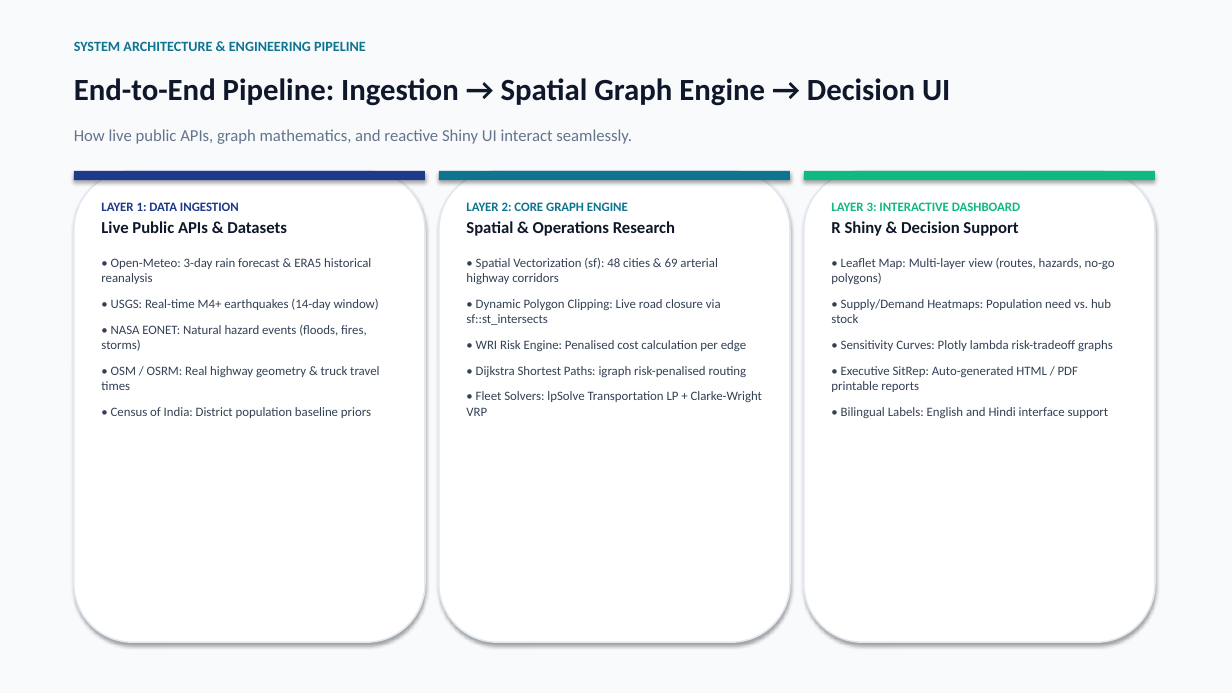
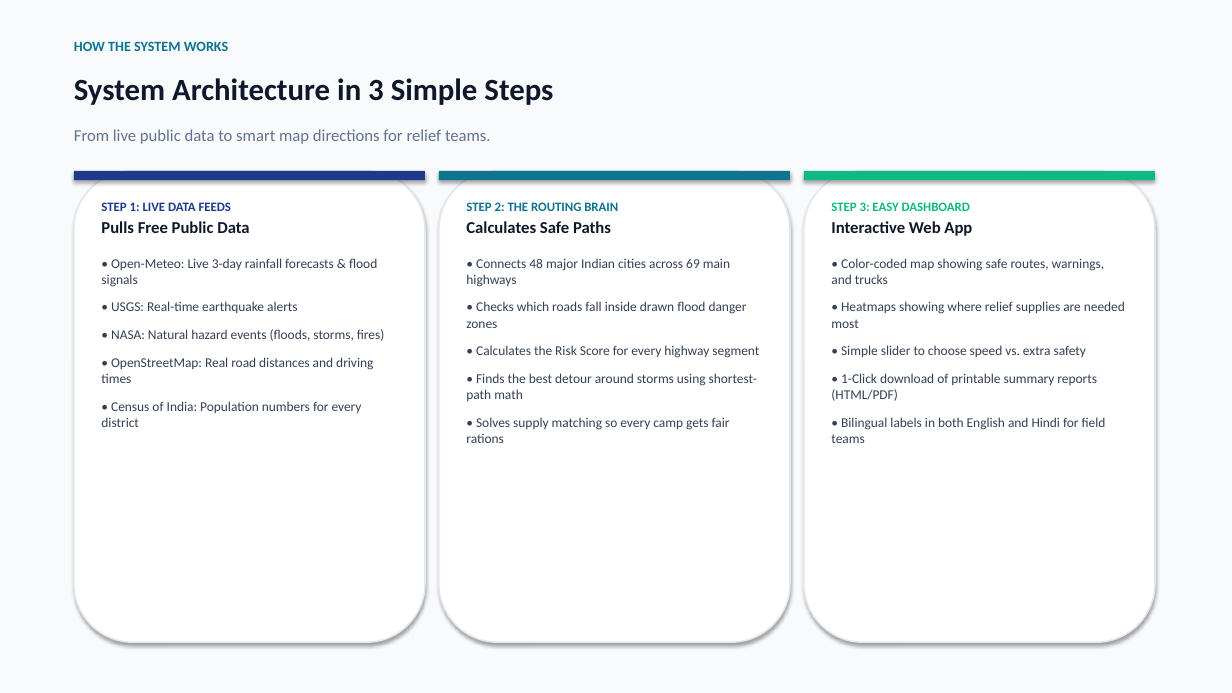
Before and after one commit to nisargad1/ReliefRoute-India, a slide deck: slide 6 of docs/ReliefRoute_India_Presentation.pptx. Drawn at 1232x693 pixels with LibreOffice and Linux fonts; fonts in the diff are those of the drawing. Boxes give left, top, right and bottom in pixels: in the first picture for what was removed or moved away, otherwise in the second. Text is boxed around its words. In the diff, an @@ line names an element or a change of style, - is before the commit and + after.

Commit message:
docs: simplify presentation wording for easy reading and defense

```diff
--- a/docs/ReliefRoute_India_Presentation.pptx
+++ b/docs/ReliefRoute_India_Presentation.pptx
@@ text at [74,41,228,51]: text changed @@
-SYSTEM ARCHITECTURE & ENGINEERING PIPELINE
+HOW THE SYSTEM WORKS
@@ text at [74,78,553,105]: text changed @@
-End-to-End Pipeline: Ingestion → Spatial Graph Engine → Decision UI
+System Architecture in 3 Simple Steps
@@ text at [74,129,491,144]: text changed @@
-How live public APIs, graph mathematics, and reactive Shiny UI interact seamlessly.
+From live public data to smart map directions for relief teams.
@@ text at [101,202,385,427]: text changed; size 10 to 10.5 pt @@
-LAYER 1: DATA INGESTION
-Live Public APIs & Datasets
-• Open-Meteo: 3-day rain forecast & ERA5 historical reanalysis
-• USGS: Real-time M4+ earthquakes (14-day window)
-• NASA EONET: Natural hazard events (floods, fires, storms)
-• OSM / OSRM: Real highway geometry & truck travel times
-• Census of India: District population baseline priors
+STEP 1: LIVE DATA FEEDS
+Pulls Free Public Data
+• Open-Meteo: Live 3-day rainfall forecasts & flood signals
+• USGS: Real-time earthquake alerts
+• NASA: Natural hazard events (floods, storms, fires)
+• OpenStreetMap: Real road distances and driving times
+• Census of India: Population numbers for every district
@@ text at [466,202,759,443]: text changed; size 10 to 10.5 pt @@
-LAYER 2: CORE GRAPH ENGINE
-Spatial & Operations Research
-• Spatial Vectorization (sf): 48 cities & 69 arterial highway corridors
-• Dynamic Polygon Clipping: Live road closure via sf::st_intersects
-• WRI Risk Engine: Penalised cost calculation per edge
-• Dijkstra Shortest Paths: igraph risk-penalised routing
-• Fleet Solvers: lpSolve Transportation LP + Clarke-Wright VRP
+STEP 2: THE ROUTING BRAIN
+Calculates Safe Paths
+• Connects 48 major Indian cities across 69 main highways
+• Checks which roads fall inside drawn flood danger zones
+• Calculates the Risk Score for every highway segment
+• Finds the best detour around storms using shortest-path math
+• Solves supply matching so every camp gets fair rations
@@ text at [831,202,1125,443]: text changed; size 10 to 10.5 pt @@
-LAYER 3: INTERACTIVE DASHBOARD
-R Shiny & Decision Support
-• Leaflet Map: Multi-layer view (routes, hazards, no-go polygons)
-• Supply/Demand Heatmaps: Population need vs. hub stock
-• Sensitivity Curves: Plotly lambda risk-tradeoff graphs
-• Executive SitRep: Auto-generated HTML / PDF printable reports
-• Bilingual Labels: English and Hindi interface support
+STEP 3: EASY DASHBOARD
+Interactive Web App
+• Color-coded map showing safe routes, warnings, and trucks
+• Heatmaps showing where relief supplies are needed most
+• Simple slider to choose speed vs. extra safety
+• 1-Click download of printable summary reports (HTML/PDF)
+• Bilingual labels in both English and Hindi for field teams
```
Also in this commit, not shown: 10 other slides changed, 1 other file.
